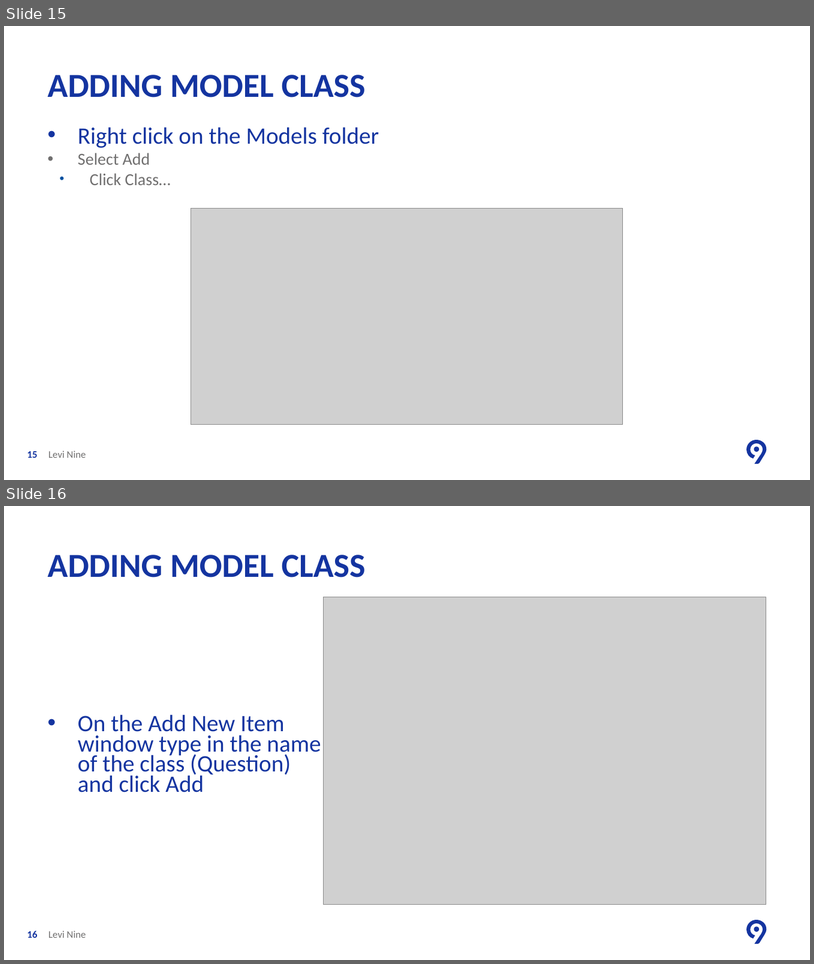
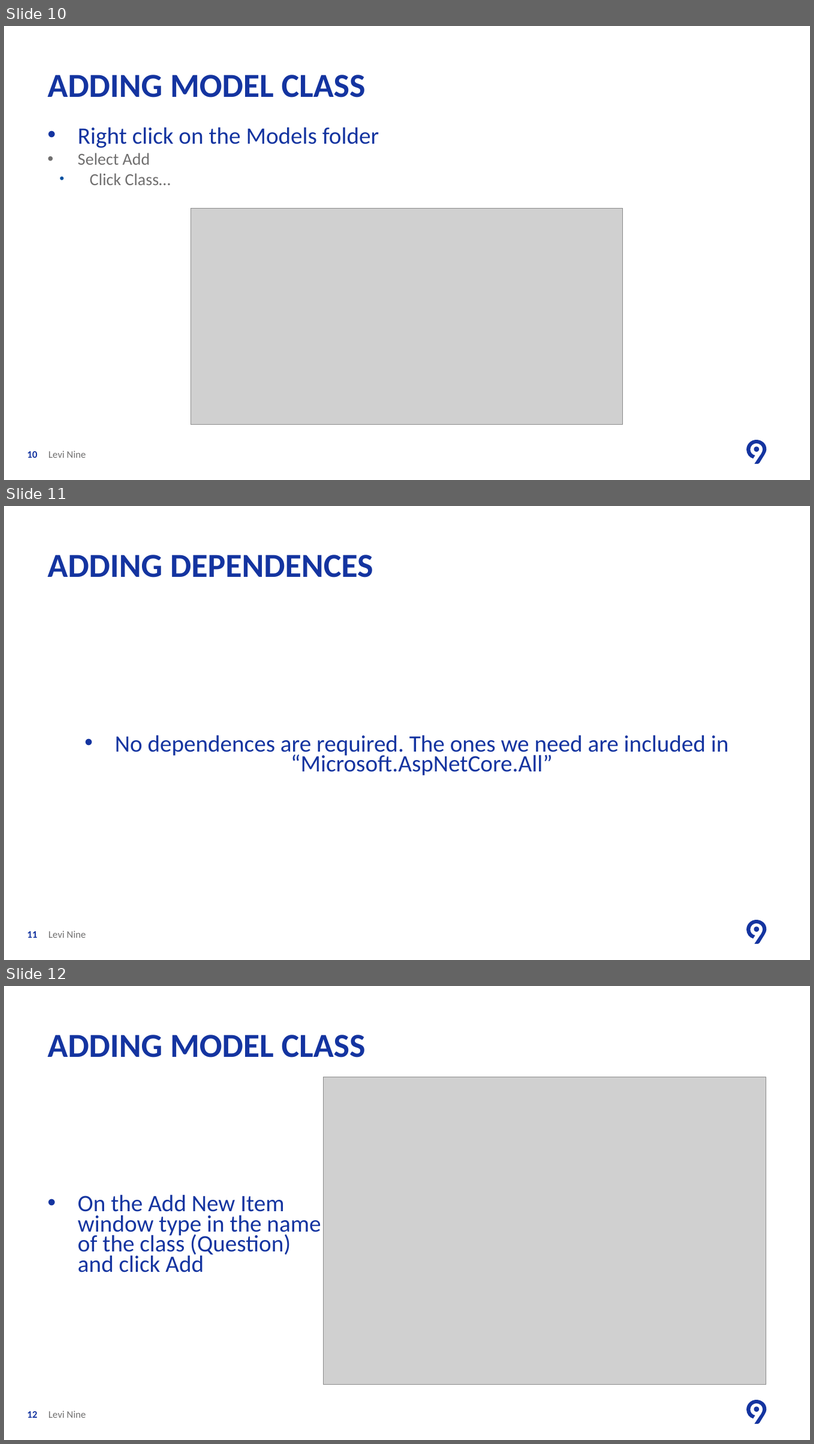
Before and after one commit to ancasturza/PracticaAC2018, a slide deck: PPT/L1/Lesson One Create Web Application.pptx. Shown one above the other, each under a label of ours: slides 15 and 16 before the commit, slides 10, 11 and 12 after it. The pictures are 814x964 and 814x1444 pixels, drawn with LibreOffice and Linux fonts; fonts in the diff are those of the drawing; grey boxes stand for pictures; background and template pictures are left out. Boxes give left, top, right and bottom in pixels: in the first picture for what was removed or moved away, otherwise in the second. Text is boxed around its words. In the diff, an @@ line names an element or a change of style, - is before the commit and + after.

```diff
--- a/PPT/L1/Lesson One Create Web Application.pptx
+++ b/PPT/L1/Lesson One Create Web Application.pptx
@@ slide 11 added at [4,506,810,960], background #FFFFFF; not listed: 2 template elements that a slide beside it also shows @@
@@ title added at [48,555,374,577], 40 pt, text #1434A0, bold @@
+ADDING DEPENDENCES
@@ text added at [115,735,729,775], 28 pt, text #1434A0 @@
+• No dependences are required. The ones we need are included in “Microsoft.AspNetCore.All”
@@ page number added at [27,931,38,937], 12 pt, text #1434A0, bold @@
+11
@@ text added at [48,930,86,937], 12 pt, text #706F6F @@
+Levi Nine
@@ what was slide 15 is now slide 10 @@
@@ page number at [27,451,38,457]: text changed @@
-15
+10
@@ what was slide 16 is now slide 12 @@
@@ page number at [27,1411,38,1417]: text changed @@
-16
+12
```
Also in this commit, not shown: 2 other slides added, 5 slides removed, 9 other files.
